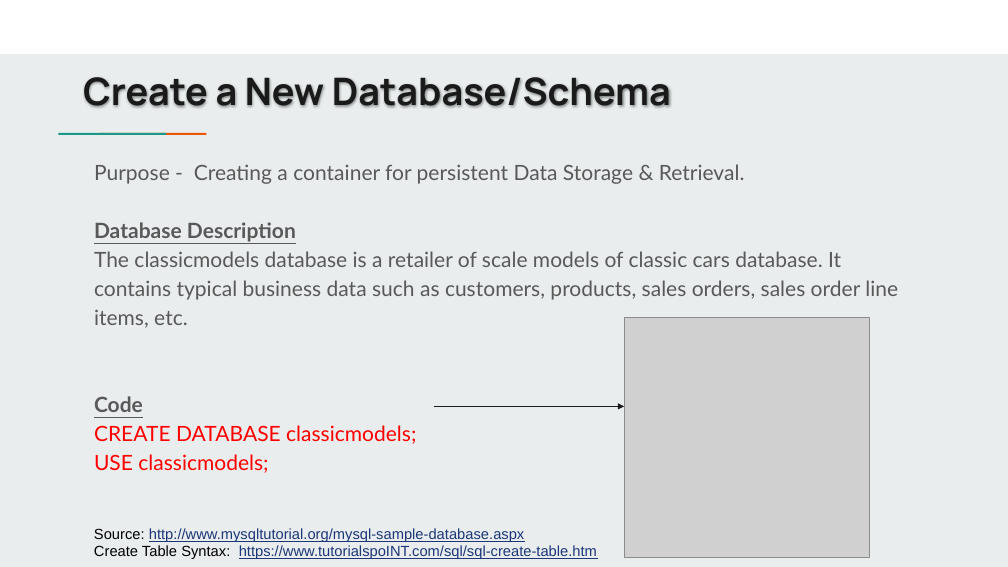
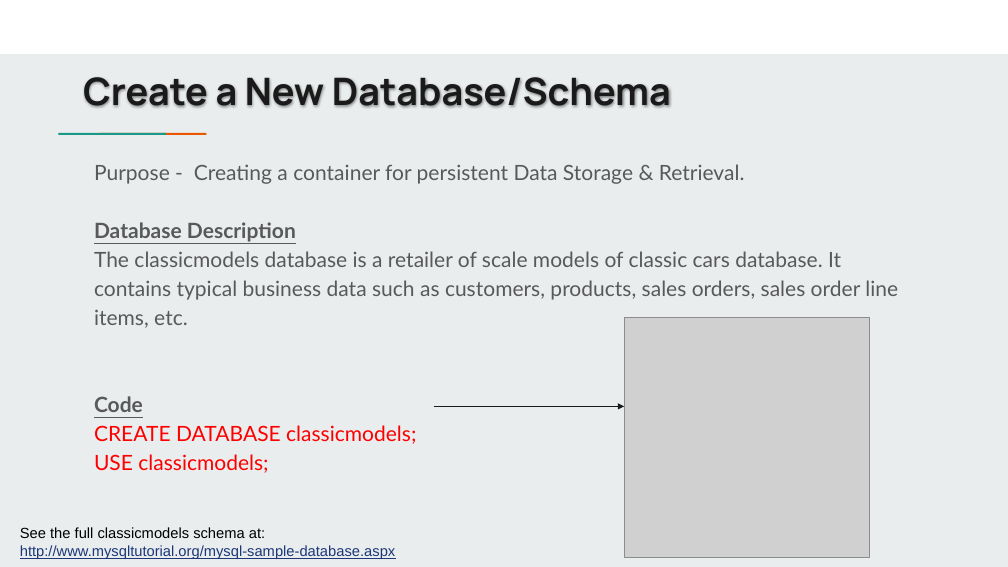
Before and after one commit to jbergmann56/OSDA-DataManipulationAndManagement, a slide deck: slide 5 of Lectures/(3) Extracting & Storing Data.pptx. Drawn at 1008x567 pixels with LibreOffice and Linux fonts; fonts in the diff are those of the drawing; grey boxes stand for pictures. Boxes give left, top, right and bottom in pixels: in the first picture for what was removed or moved away, otherwise in the second. Text is boxed around its words. In the diff, an @@ line names an element or a change of style, - is before the commit and + after.

Commit message:
class update 10.27.21

```diff
--- a/Lectures/(3) Extracting & Storing Data.pptx
+++ b/Lectures/(3) Extracting & Storing Data.pptx
@@ text at [20, 527, 395, 559]: text changed @@
-Source: http://www.mysqltutorial.org/mysql-sample-database.aspx
-Create Table Syntax: https://www.tutorialspoINT.com/sql/sql-create-table.htm
+See the full classicmodels schema at:
+http://www.mysqltutorial.org/mysql-sample-database.aspx
```
Also in this commit, not shown: 9 other slides changed, 15 other files.
